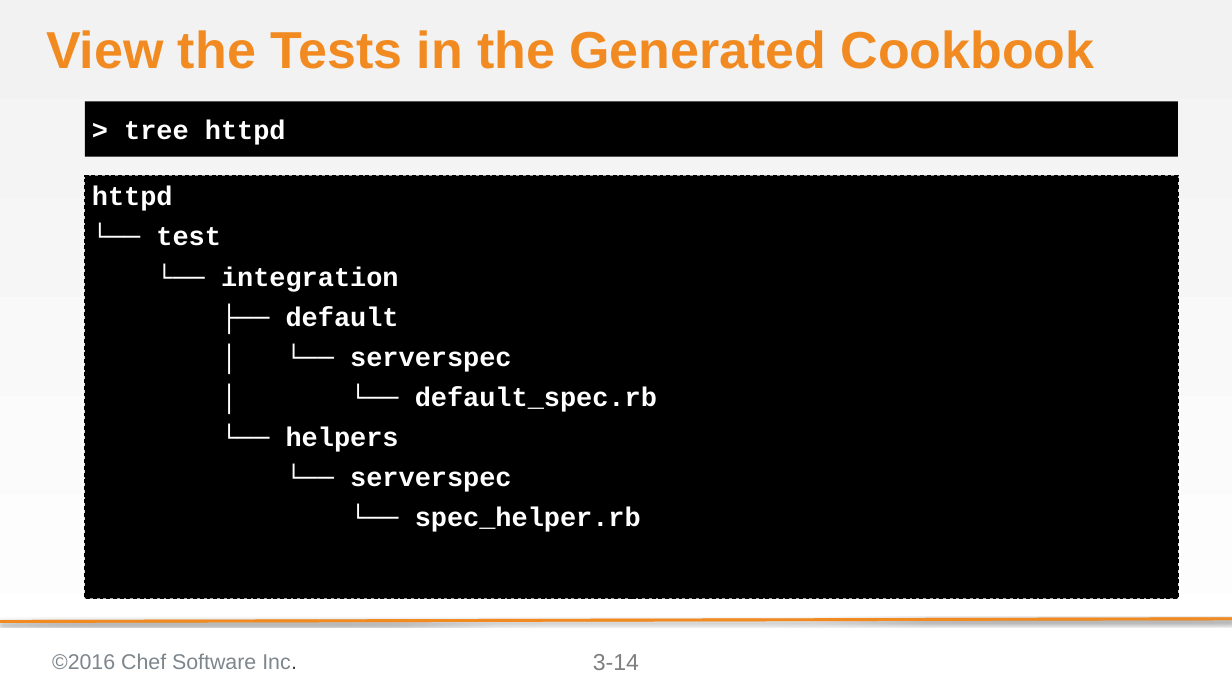
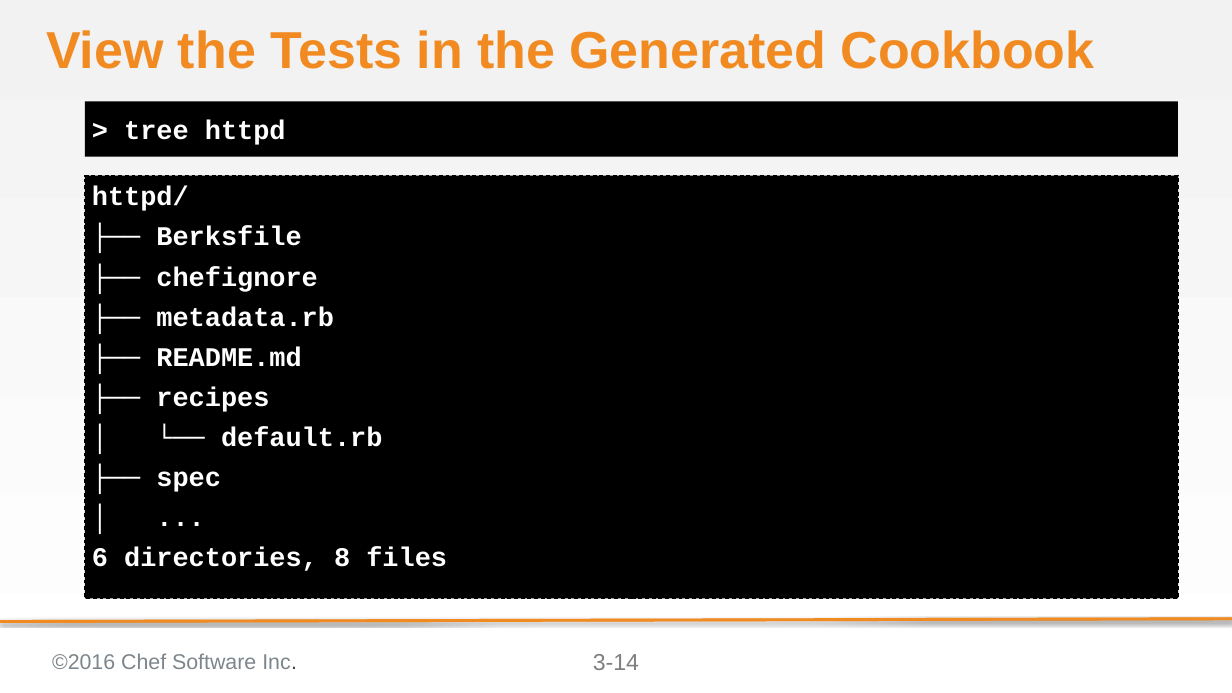
Before and after one commit to chef-training/test_driven_cookbook_development, a slide deck: slide 14 of 03-writing_a_test_first.pptx. Drawn at 1232x693 pixels with LibreOffice and Linux fonts; fonts in the diff are those of the drawing; background and template pictures are left out. Boxes give left, top, right and bottom in pixels: in the first picture for what was removed or moved away, otherwise in the second. Text is boxed around its words. In the diff, an @@ line names an element or a change of style, - is before the commit and + after.

Commit message:
Updates to Chef DK 0.17.17 and InSpec
* Updated the Chef DK
* Changed the examples to InSpec

```diff
--- a/03-writing_a_test_first.pptx
+++ b/03-writing_a_test_first.pptx
@@ text at (92, 187, 447, 571): text changed @@
-httpd
-└── test
-└── integration
-├── default
-│ └── serverspec
-│ └── default_spec.rb
-└── helpers
-└── serverspec
-└── spec_helper.rb
+httpd/
+├── Berksfile
+├── chefignore
+├── metadata.rb
+├── README.md
+├── recipes
+│ └── default.rb
+├── spec
+│ ...
+6 directories, 8 files
```
Also in this commit, not shown: 23 other slides changed, 7 slides added, 8 slides removed, 5 other files.
